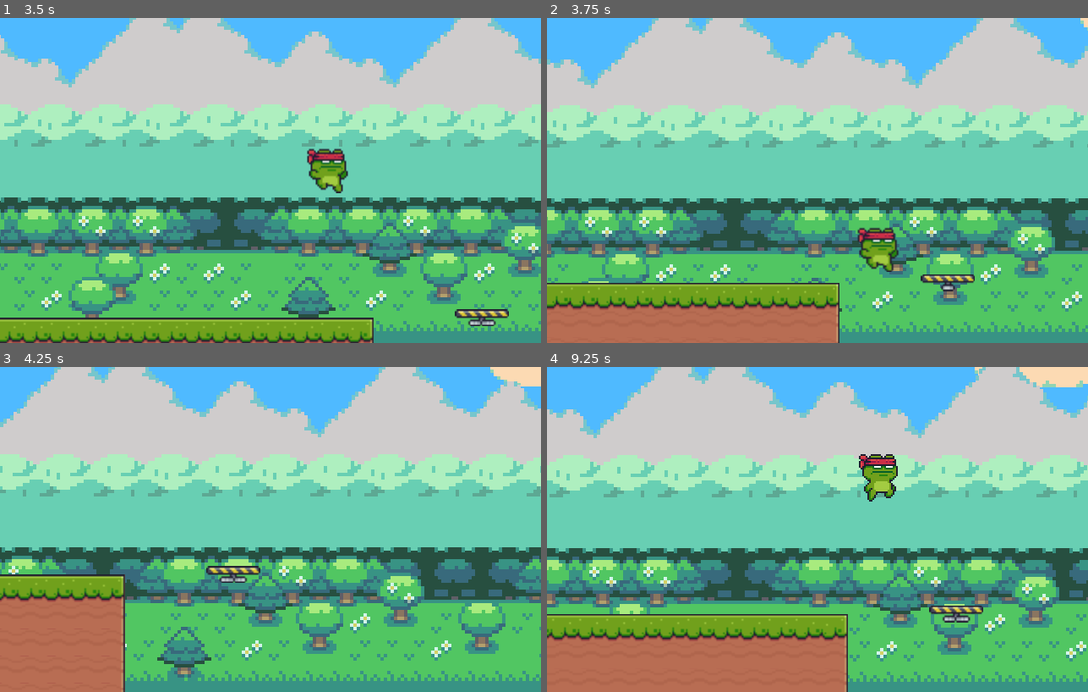
Above: before the commit, frames 1-4 (two rows, left to right).
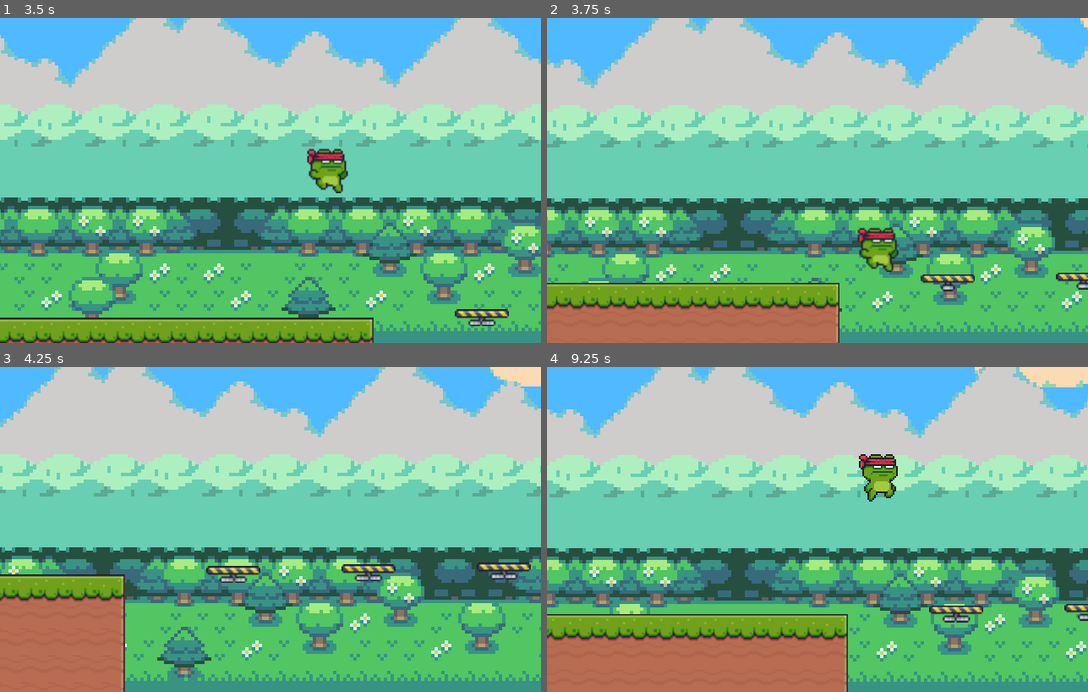
Above: after the commit, the same moments.

Repository: tiagoskaterock/godot-pixel-adventure-2d
Game: Godot game, scene res://Levels/Level_02.tscn
The game is run twice, just before and just after one commit, with the same random seed, the same clock (stepped at 60 frames per second) and the same inputs. This scene is started directly instead of the project's main scene.
Inputs:
- Up to frame 1 (3.5 s): hold D (move_right) 0.53-2.03 s; tap Keypad 2 (jump) at 0.77, 1.52, 3.02 s; hold A (move_left) 2.03-2.78 s; hold D (move_right) from 2.78 s (still down)
- Up to frame 2 (3.75 s): keep holding D (move_right)
- Up to frame 3 (4.25 s): keep holding D (move_right); tap Keypad 2 (jump) at 3.77 s
- Up to frame 4 (9.25 s): release D (move_right) at 4.28 s; hold A (move_left) 4.28-5.03 s; tap Keypad 2 (jump) at 4.52, 6.02, 6.77, 7.52, 9.02 s; hold D (move_right) 5.03-5.78 s; hold A (move_left) 5.78-7.28 s; hold D (move_right) from 7.28 s (still down)

Frame 1 is identical in both runs. In frame 2, 0.2% of the frame differs, in the area x 94-100%, y 78-84%; in frame 3, 0.8%, in the area x 63-99%, y 60-66%; in frame 4, 0.2%.

Commit message:
https://www.youtube.com/watch?v=UkwdipBVLJ8&list=PL-oJEh-N3A3Qis2H0Mi-_jaq1c5oFd2Ty&index=11 - #11 - Tutorial Godot - Jogo de Plataforma 2D - Criando uma Plataforma que cai(caindo)

Diff:
--- a/Levels/FallingPlatform/FallingPlatform.gd
+++ b/Levels/FallingPlatform/FallingPlatform.gd
@@ -2,6 +2,8 @@
 
 var velocity = Vector2.ZERO
 var gravity = 0
+var gravity_to_fall = 300
+onready var reset_position = global_position.y
 
 # Called every frame. 'delta' is the elapsed time since the previous frame.
 func _process(delta):
@@ -16,4 +18,11 @@
 
 
 func _on_TimerToFall_timeout():
-	gravity = 650
+	$TimerToRespawn.start()
+	gravity = gravity_to_fall
+
+
+func _on_TimerToRespawn_timeout():
+	global_position.y = reset_position
+	gravity = 0
+	velocity.y = 0
--- a/Levels/FallingPlatform/FallingPlatform.tscn
+++ b/Levels/FallingPlatform/FallingPlatform.tscn
@@ -122,5 +122,10 @@
 position = Vector2( 0, -1 )
 shape = SubResource( 5 )
 
+[node name="TimerToRespawn" type="Timer" parent="."]
+wait_time = 3.0
+one_shot = true
+
 [connection signal="timeout" from="TimerToFall" to="." method="_on_TimerToFall_timeout"]
 [connection signal="body_entered" from="AreaDetection" to="." method="_on_AreaDetection_body_entered"]
+[connection signal="timeout" from="TimerToRespawn" to="." method="_on_TimerToRespawn_timeout"]
--- a/Levels/Level_02.tscn
+++ b/Levels/Level_02.tscn
@@ -127,3 +127,9 @@
 
 [node name="FallingPlatform" parent="." instance=ExtResource( 7 )]
 position = Vector2( 304, 128 )
+
+[node name="FallingPlatform2" parent="." instance=ExtResource( 7 )]
+position = Vector2( 384, 127 )
+
+[node name="FallingPlatform3" parent="." instance=ExtResource( 7 )]
+position = Vector2( 464, 126 )
